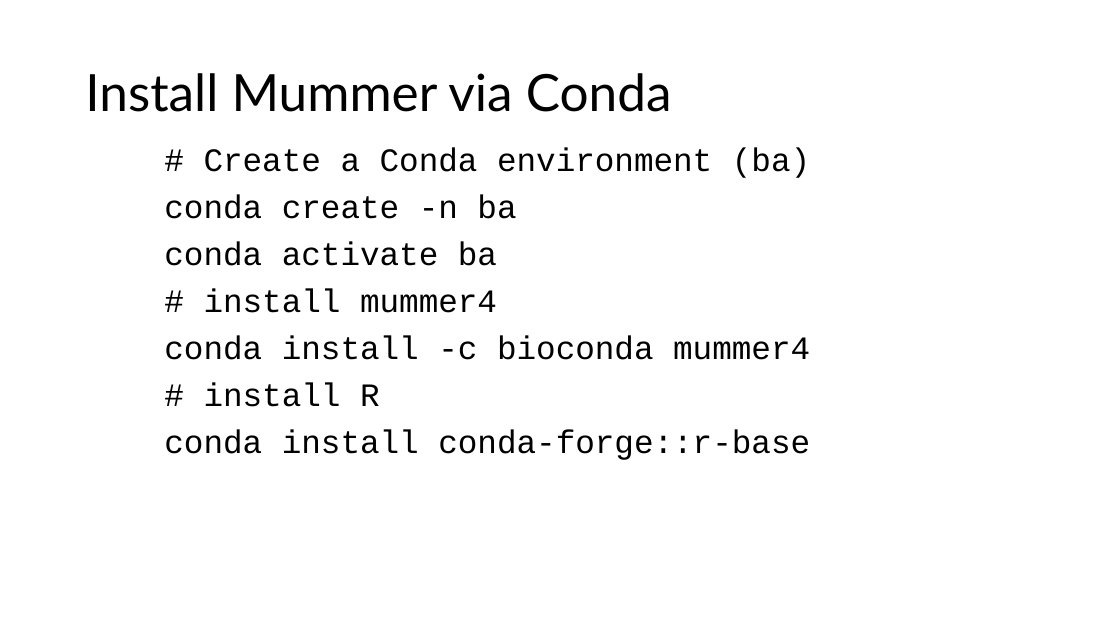
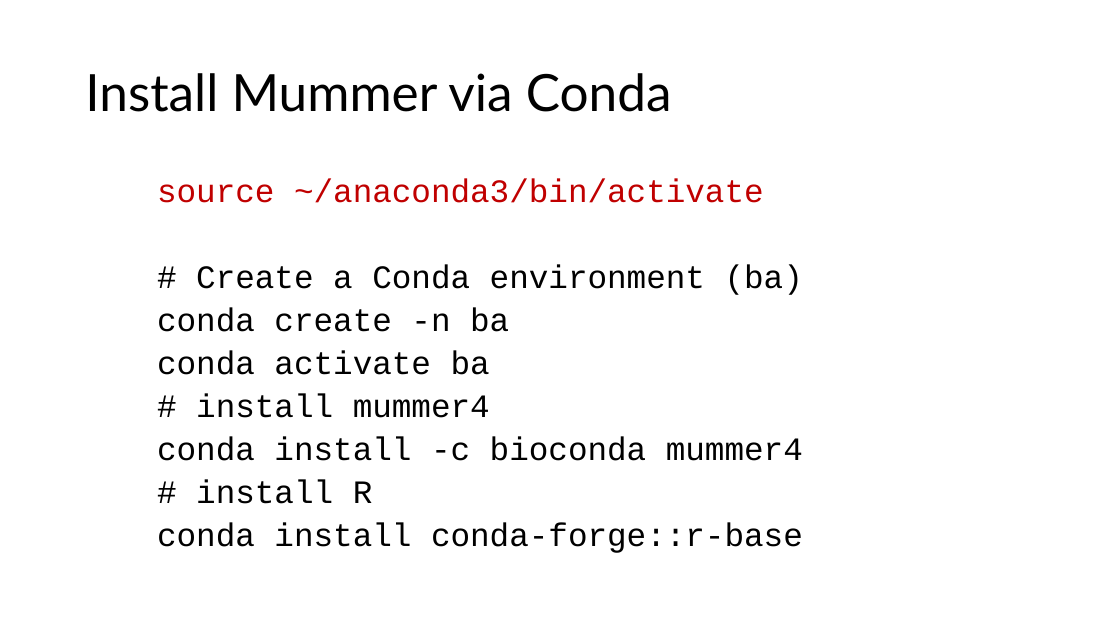
Before and after one commit to liu3zhenlab/teaching, a slide deck: slide 4 of PLPTH813Bioinformatis/2025/2_lab/lab05_NCBItools.pptx. Drawn at 1120x630 pixels with LibreOffice and Linux fonts; fonts in the diff are those of the drawing. Boxes give left, top, right and bottom in pixels: in the first picture for what was removed or moved away, otherwise in the second. Text is boxed around its words. In the diff, an @@ line names an element or a change of style, - is before the commit and + after.

```diff
--- a/PLPTH813Bioinformatis/2025/2_lab/lab05_NCBItools.pptx
+++ b/PLPTH813Bioinformatis/2025/2_lab/lab05_NCBItools.pptx
@@ text "source ~/anaconda3/bin/activate": place and size @@
-text "source ~/anaconda3/bin/activate" at (164, 147, 810, 460)
+text "source ~/anaconda3/bin/activate" at (157, 178, 803, 553)
@@ text at (157, 178, 764, 203): paragraph added @@
+source ~/anaconda3/bin/activate
@@ text at (157, 264, 803, 553): line spacing 0.9 to 0.8 @@
```
Also in this commit, not shown: 3 other slides changed, 2 other files.
